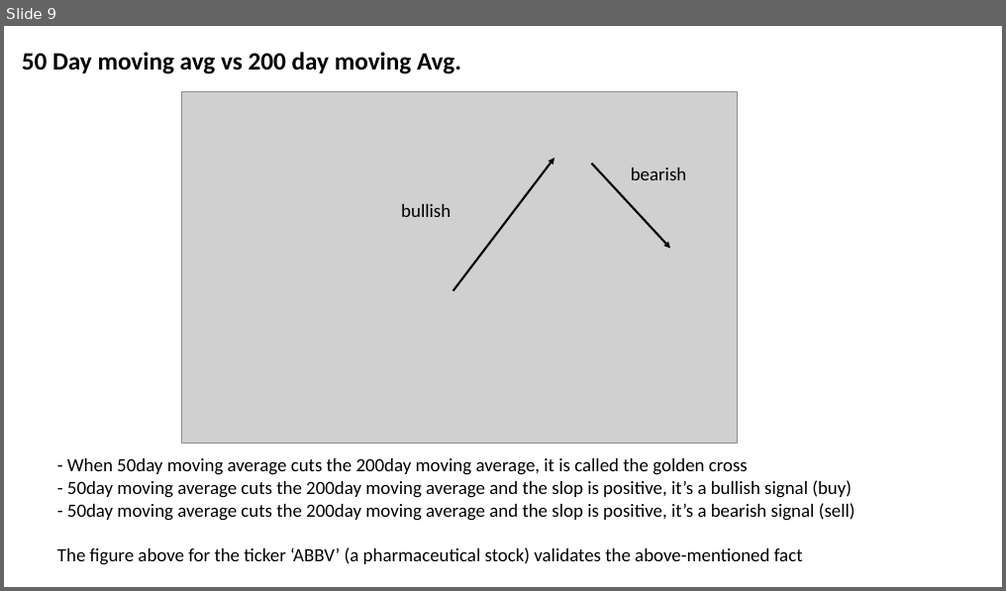
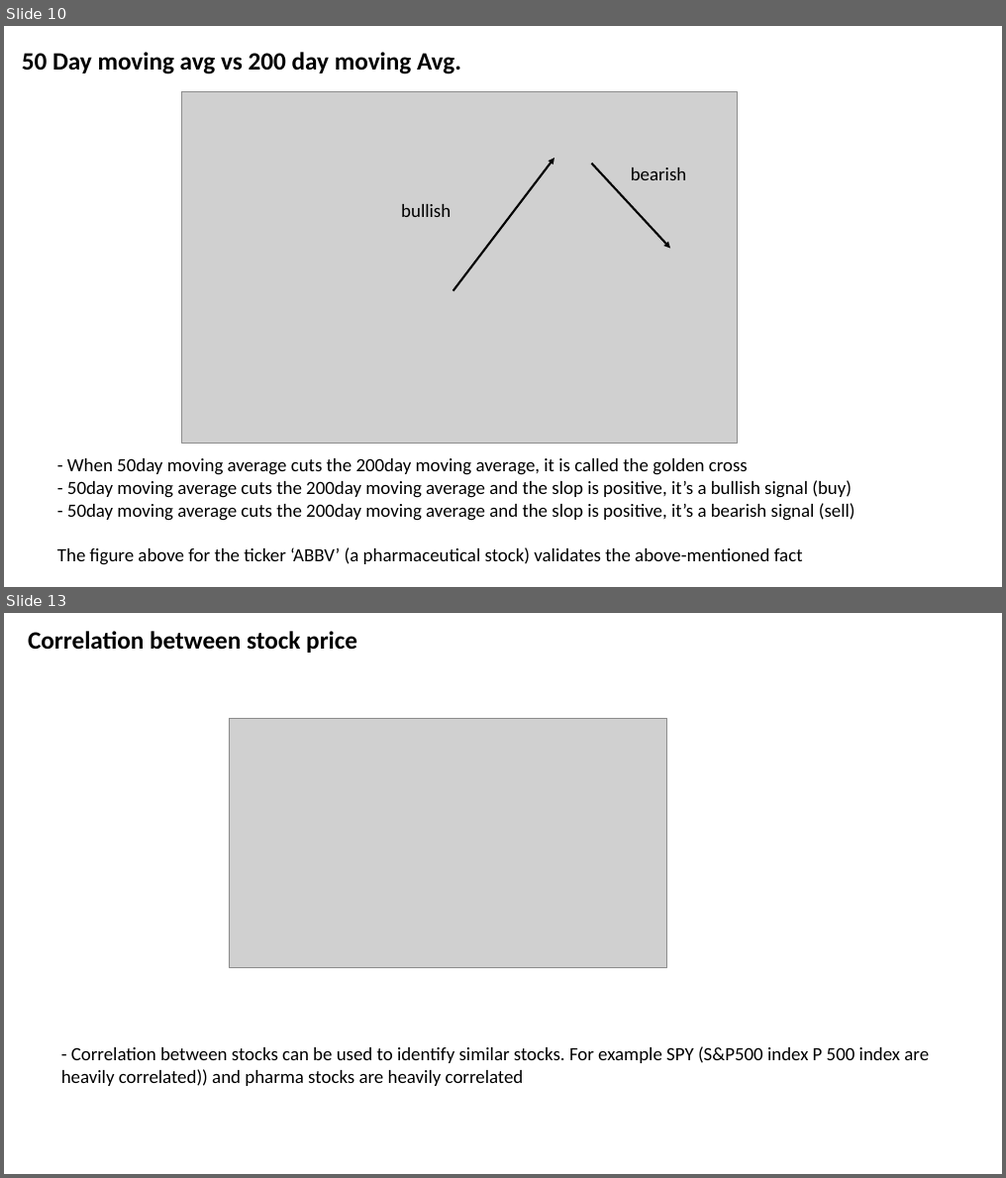
Before and after one commit to rashuvro/Data_science_journey, a slide deck: springboard/capstone 2/capstone 2 slides.pptx. Shown one above the other, each under a label of ours: slide 9 before the commit, slides 10 and 13 after it; the slides between them are not shown. The pictures are 1006x591 and 1006x1178 pixels, drawn with LibreOffice and Linux fonts; fonts in the diff are those of the drawing; grey boxes stand for pictures. Boxes give left, top, right and bottom in pixels: in the first picture for what was removed or moved away, otherwise in the second. Text is boxed around its words. In the diff, an @@ line names an element or a change of style, - is before the commit and + after.

```diff
--- a/springboard/capstone 2/capstone 2 slides.pptx
+++ b/springboard/capstone 2/capstone 2 slides.pptx
@@ slide 13 added at (x1=4, y1=613, x2=1002, y2=1174), background #FFFFFF @@
@@ title added at (x1=28, y1=631, x2=357, y2=653), 24 pt, text #000000, bold @@
+Correlation between stock price
@@ picture added at (x1=229, y1=718, x2=666, y2=967) @@
@@ text added at (x1=61, y1=1047, x2=929, y2=1086), 18 pt, text #000000 @@
+- Correlation between stocks can be used to identify similar stocks. For example SPY (S&P500 index P 500 index are heavily correlated)) and pharma stocks are heavily correlated
@@ what was slide 9 is now slide 10 @@
```
Also in this commit, not shown: 1 slide changed, 12 other slides added, 3 other files.
